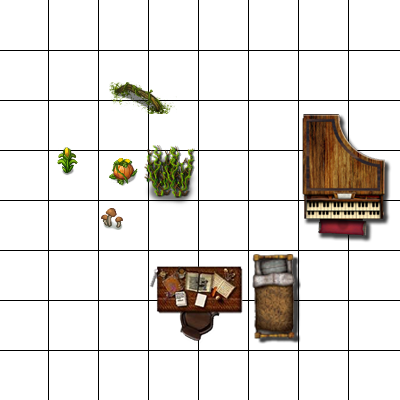
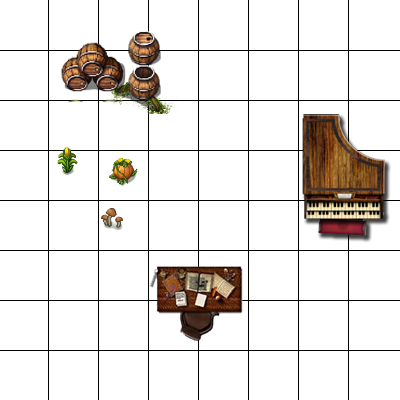
Comparing the layer stacks of the two 400 x 400 images. Changes:
added layer "Layer 23" above "Layer 22" over [61, 31, 161, 103]
hid "Layer 16" over [144, 145, 198, 206]
hid "Layer 15" over [252, 254, 301, 344]
